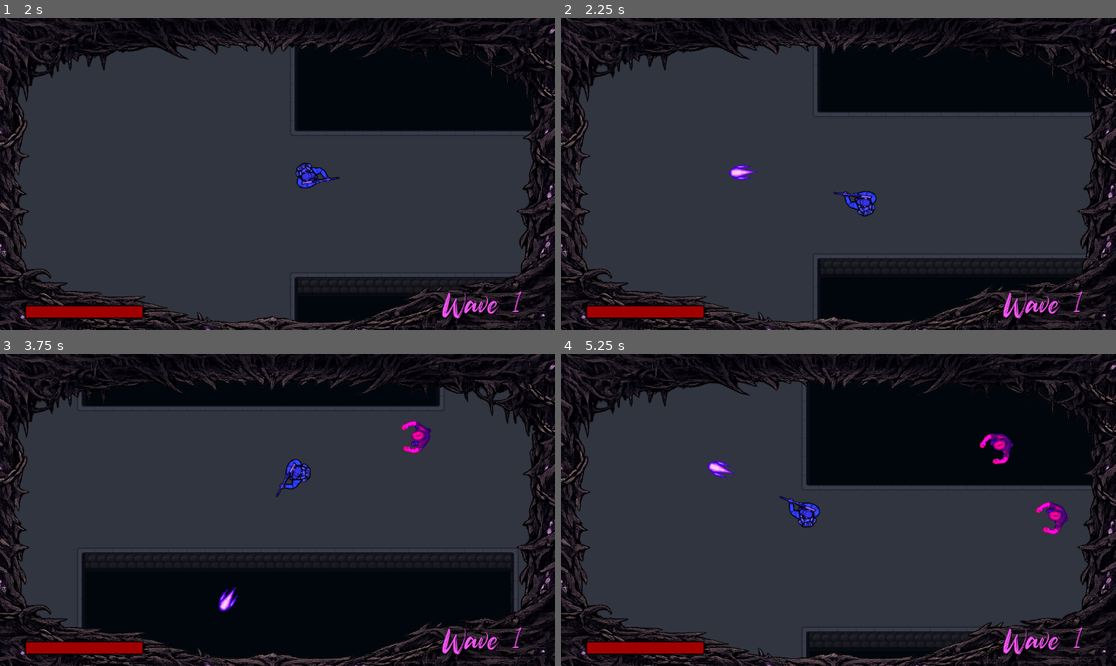
Above: before the commit, frames 1-4 (two rows, left to right).
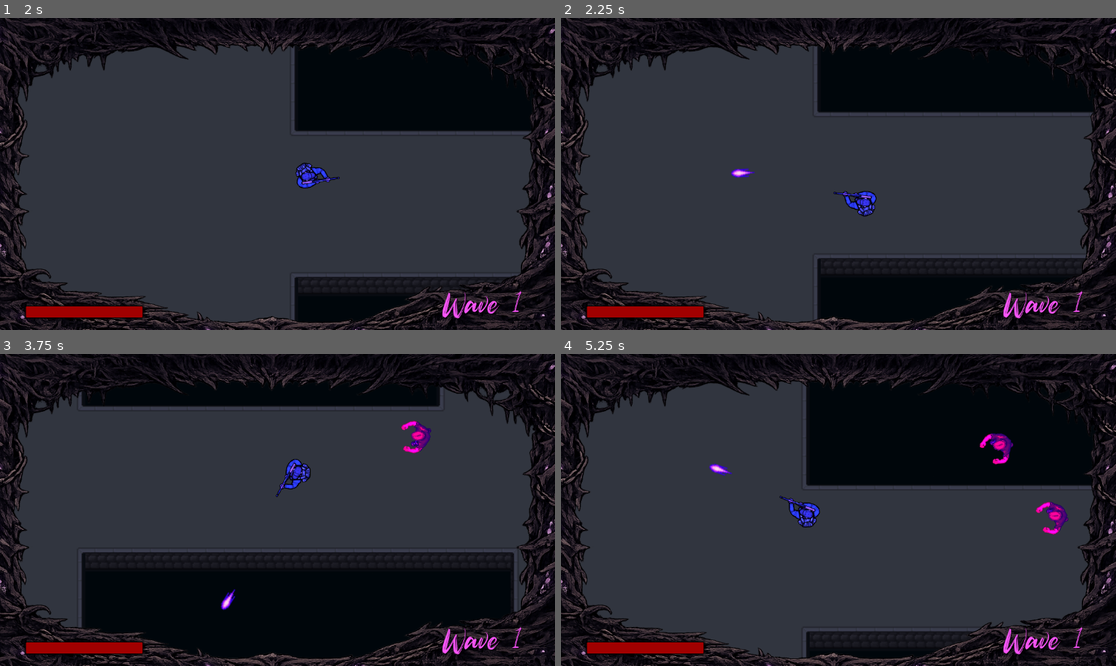
Above: after the commit, the same moments.

Repository: ayaanyousaf/plagued-abyss
Game: Godot game, scene res://scenes/Main.tscn
Two runs of this game, one before a commit and one after it. Both use one fixed random seed, a clock stepped at 60 frames per second and the inputs below.
Inputs (mouse positions are in pixels of both pictures, inside the frame that each line leads up to):
- Up to frame 1 (2 s): click "Play" at 0.5 s; tap Enter (continue) at 1.25 s; move the mouse to (399, 158) at 1.27 s; hold D (move_right) from 1.28 s (still down); hold Enter (continue) from 1.28 s (still down)
- Up to frame 2 (2.25 s): move the mouse to (727, 189) at 2.02 s; release D (move_right) at 2.03 s; release Enter (continue) at 2.03 s; hold S (move_down) from 2.03 s (still down); click (727, 189) at 2.1 s
- Up to frame 3 (3.75 s): move the mouse to (333, 441) at 2.77 s; release S (move_down) at 2.78 s; hold D (move_right) 2.78-3.53 s; hold Enter (continue) 2.78-3.53 s; move the mouse to (249, 572) at 3.52 s; hold W (move_up) from 3.53 s (still down); click (249, 572) at 3.6 s
- Up to frame 4 (5.25 s): move the mouse to (1005, 556) at 4.27 s; release W (move_up) at 4.28 s; hold Enter (continue) 4.28-5.03 s; hold A (move_left) from 4.28 s (still down); move the mouse to (672, 463) at 5.02 s; click (672, 463) at 5.1 s

Frame 1 is identical in both runs. In frame 2, 0.1% of the frame differs, in the area x 30-36%, y 46-53%; in frame 3, 0.2%, in the area x 39-43%, y 74-83%; in frame 4, 0.1%.

Commit message:
update bullet sprite to fit new sprites

Diff:
--- a/scenes/Bullet.tscn
+++ b/scenes/Bullet.tscn
@@ -4,8 +4,8 @@
 [ext_resource type="Script" uid="uid://363ho2lneaoc" path="res://scripts/bullet.gd" id="1_p1sfj"]
 
 [sub_resource type="CapsuleShape2D" id="CapsuleShape2D_hf8mt"]
-radius = 6.0
-height = 22.0
+radius = 4.0
+height = 20.0
 
 [node name="Bullet" type="Area2D"]
 collision_layer = 4
@@ -13,12 +13,13 @@
 script = ExtResource("1_p1sfj")
 
 [node name="CollisionShape2D" type="CollisionShape2D" parent="."]
+position = Vector2(1, 0)
 rotation = 1.5707964
 shape = SubResource("CapsuleShape2D_hf8mt")
 
 [node name="Sprite2D" type="Sprite2D" parent="."]
 texture = ExtResource("1_hf8mt")
 region_enabled = true
-region_rect = Rect2(483, 200, 26, 17)
+region_rect = Rect2(452, 204, 24, 10)
 
 [connection signal="body_entered" from="." to="." method="_on_body_entered"]
